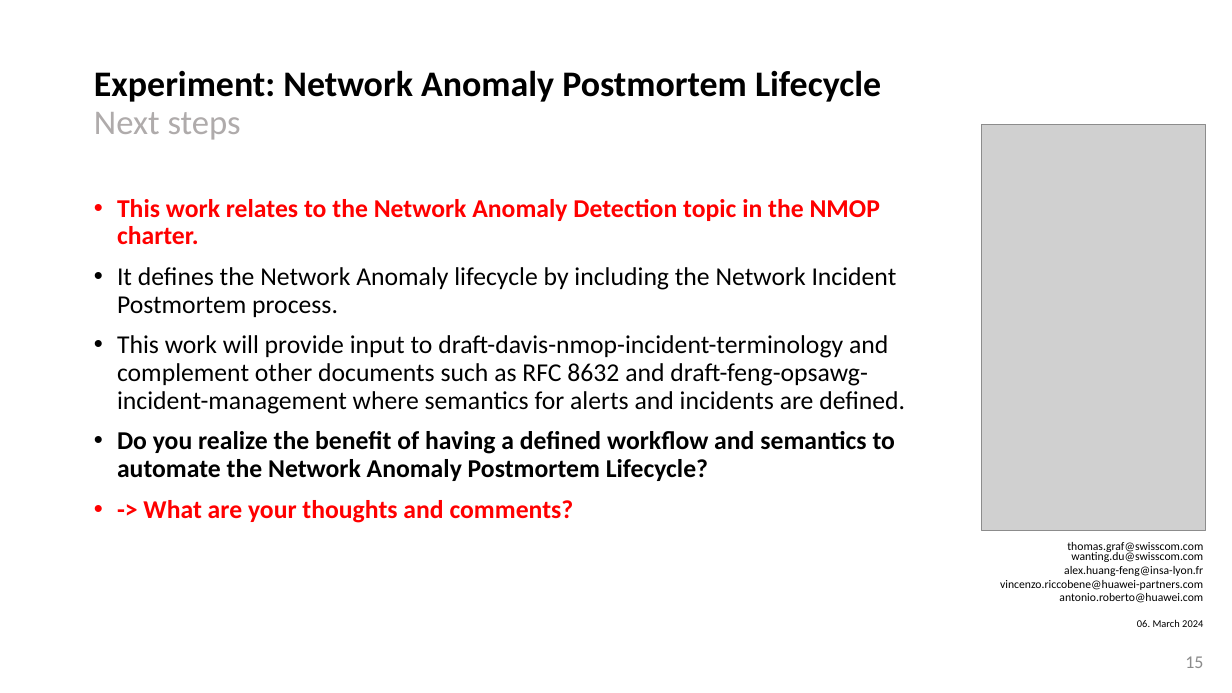
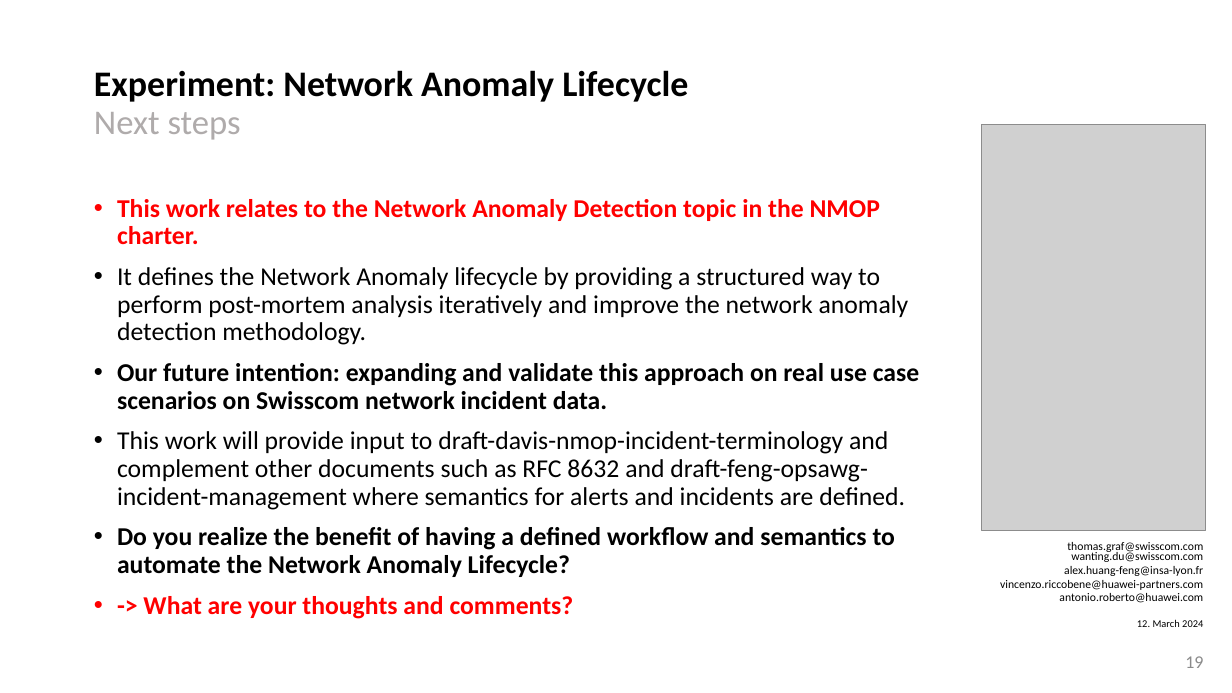
Before and after one commit to network-analytics/ietf-network-analytics-document-status, a slide deck: slide 19 of 119/NMOP/draft-netana-nmop-network-anomaly-semantics-and-lifecycle.pptx (slide 15 before the commit). Drawn at 1232x693 pixels with LibreOffice and Linux fonts; fonts in the diff are those of the drawing; grey boxes stand for pictures. Boxes give left, top, right and bottom in pixels: in the first picture for what was removed or moved away, otherwise in the second. Text is boxed around its words. In the diff, an @@ line names an element or a change of style, - is before the commit and + after.

```diff
--- a/119/NMOP/draft-netana-nmop-network-anomaly-semantics-and-lifecycle.pptx
+++ b/119/NMOP/draft-netana-nmop-network-anomaly-semantics-and-lifecycle.pptx
@@ title at <box>94,70,688,140</box>: text changed @@
-Experiment: Network Anomaly Postmortem Lifecycle
-Next steps
+Experiment: Network Anomaly Lifecycle
+Next steps
@@ text at <box>117,267,919,410</box>: text changed @@
-• It defines the Network Anomaly lifecycle by including the Network Incident Postmortem process.
+• It defines the Network Anomaly lifecycle by providing a structured way to perform post-mortem analysis iteratively and improve the network anomaly detection methodology.
+• Our future intention: expanding and validate this approach on real use case scenarios on Swisscom network incident data.
@@ text at <box>117,527,895,577</box>: text changed @@
-• Do you realize the benefit of having a defined workflow and semantics to automate the Network Anomaly Postmortem Lifecycle?
+• Do you realize the benefit of having a defined workflow and semantics to automate the Network Anomaly Lifecycle?
@@ text at <box>1137,619,1203,627</box>: text changed @@
-06. March 2024
+12. March 2024
@@ page number at <box>1185,656,1203,668</box>: text changed @@
-15
+19
```
Also in this commit, not shown: 4 other slides changed, 5 slides added, 1 slide removed, 2 other files.
